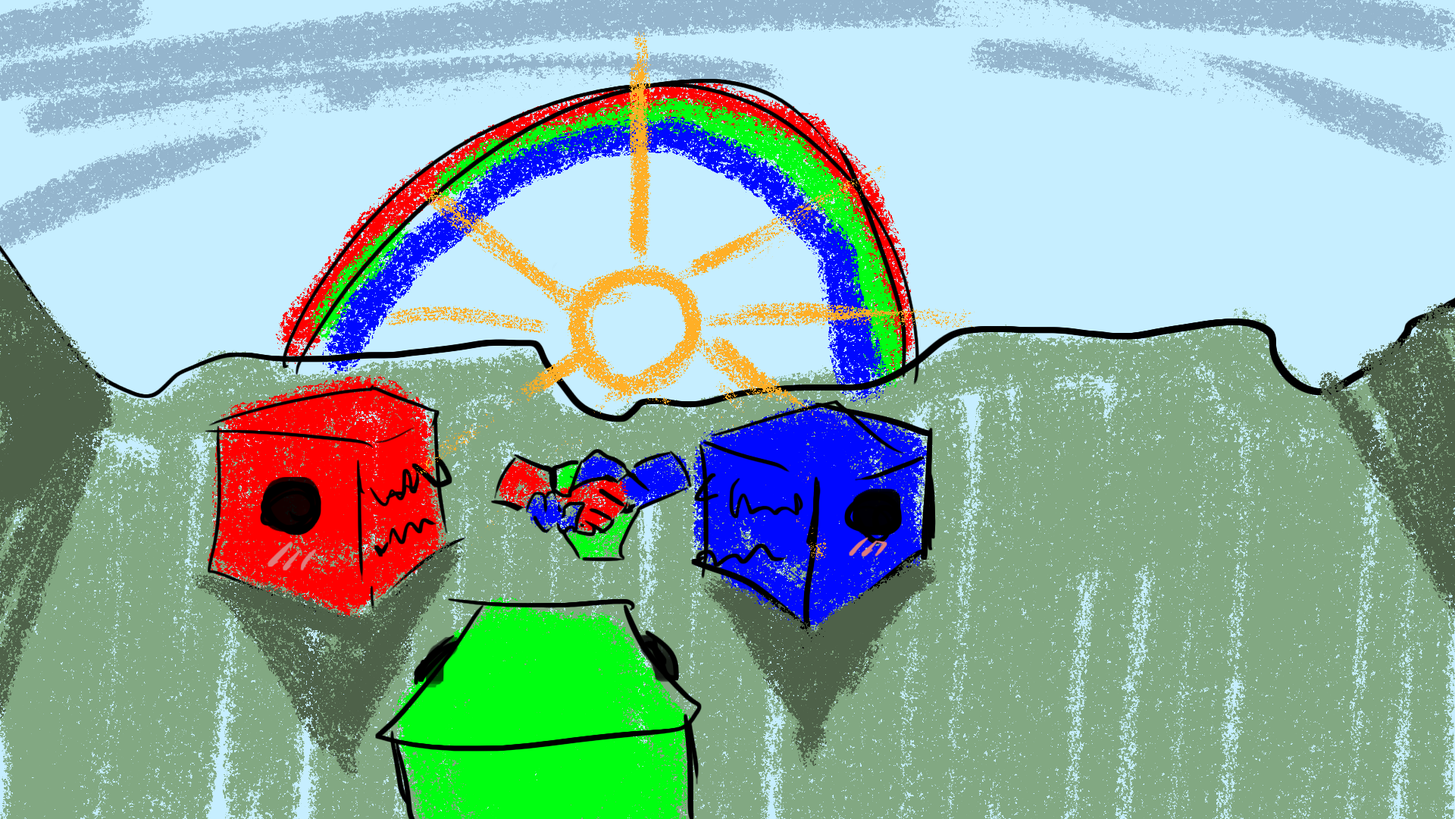
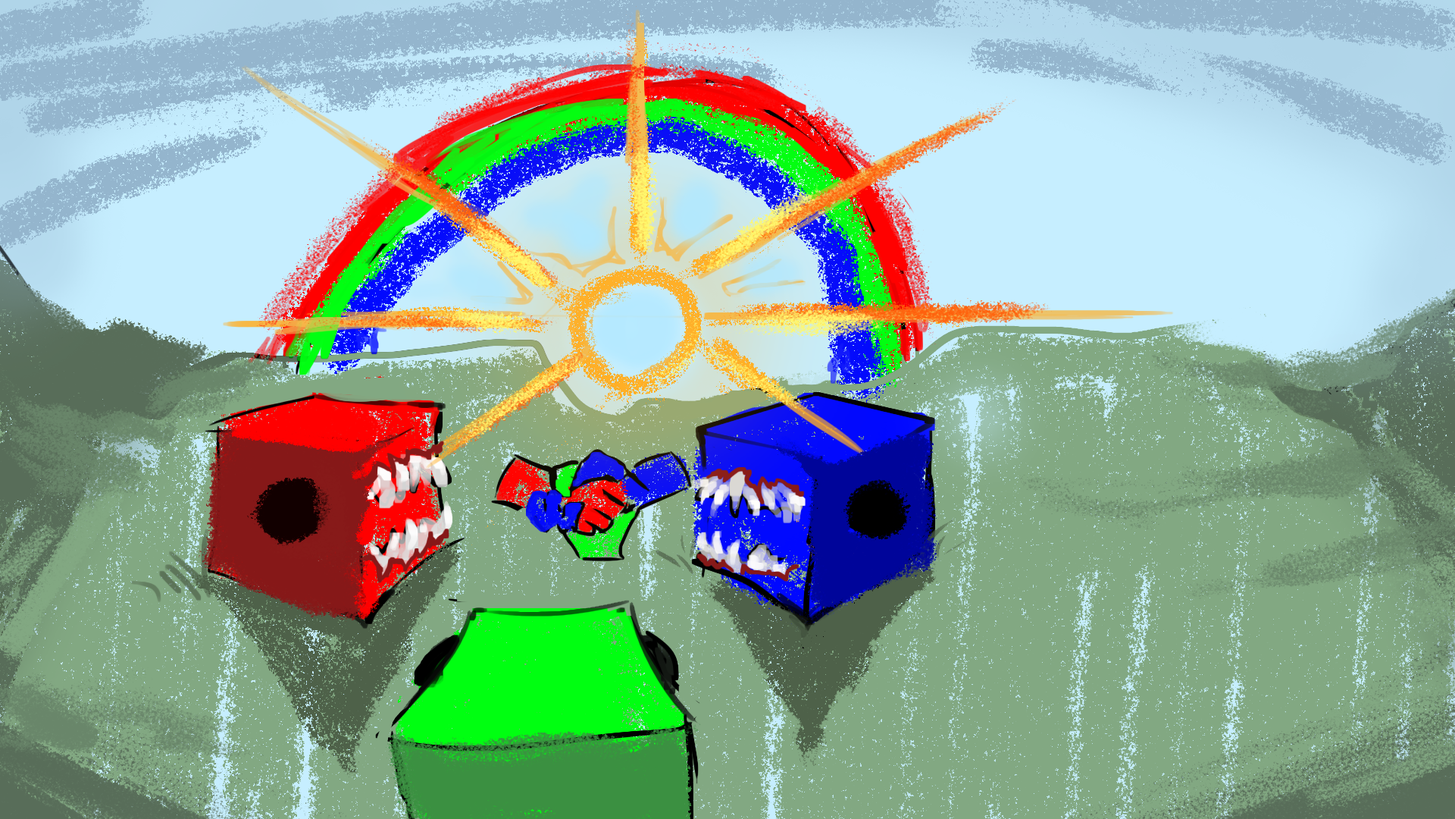
Two versions of the same layered image (w=1455, h=819). Layer-by-layer changes:
added layer "Layer 35" above "Layer 34" over (x1=657, y1=388, x2=768, y2=421)
added layer "Layer 34" above "Layer 33" over (x1=397, y1=158, x2=818, y2=426)
added layer "Layer 33" (52%) above "Layer 32" over (x1=0, y1=0, x2=1455, y2=444)
added layer "Layer 32" above "Layer 31" over (x1=198, y1=407, x2=940, y2=819)
added layer "Layer 31" above "Layer 30" over (x1=421, y1=139, x2=887, y2=449)
added layer "Layer 30" above "Layer 29" over (x1=288, y1=6, x2=1053, y2=468)
added layer "Layer 29" above "Layer 28" over (x1=0, y1=264, x2=1455, y2=768)
added layer "Layer 28" above "Layer 27" over (x1=0, y1=404, x2=1455, y2=819)
added layer "Layer 27" above "Layer 24" over (x1=256, y1=40, x2=938, y2=361)
added layer "Layer 26" (39%) above "Layer 25" over (x1=0, y1=24, x2=1455, y2=819)
added layer "Layer 25" above "Layer 23" over (x1=0, y1=259, x2=1455, y2=819)
added layer "Layer 22" above "Layer 21" over (x1=357, y1=440, x2=805, y2=583)
added layer "Layer 21" above "Layer 20" over (x1=241, y1=22, x2=982, y2=407)
added layer "Layer 20" above "Layer 19" over (x1=96, y1=322, x2=1455, y2=463)
added layer "Layer 19" above "Layer 18" over (x1=0, y1=9, x2=1175, y2=819)
added layer "Layer 18" above "Layer 17" over (x1=323, y1=400, x2=851, y2=760)
added layer "Layer 17" above "Layer 16" over (x1=130, y1=363, x2=978, y2=603)
added layer "Layer 16" above "Layer 15" over (x1=496, y1=451, x2=636, y2=550)
added layer "Layer 15" above "Layer 14" over (x1=394, y1=391, x2=936, y2=739)
added layer "Layer 14" above "Layer 13" over (x1=363, y1=454, x2=806, y2=578)
added layer "Layer 13" above "Layer 12" over (x1=215, y1=376, x2=937, y2=502)
added layer "Layer 12" above "Layer 11" over (x1=369, y1=448, x2=802, y2=577)
